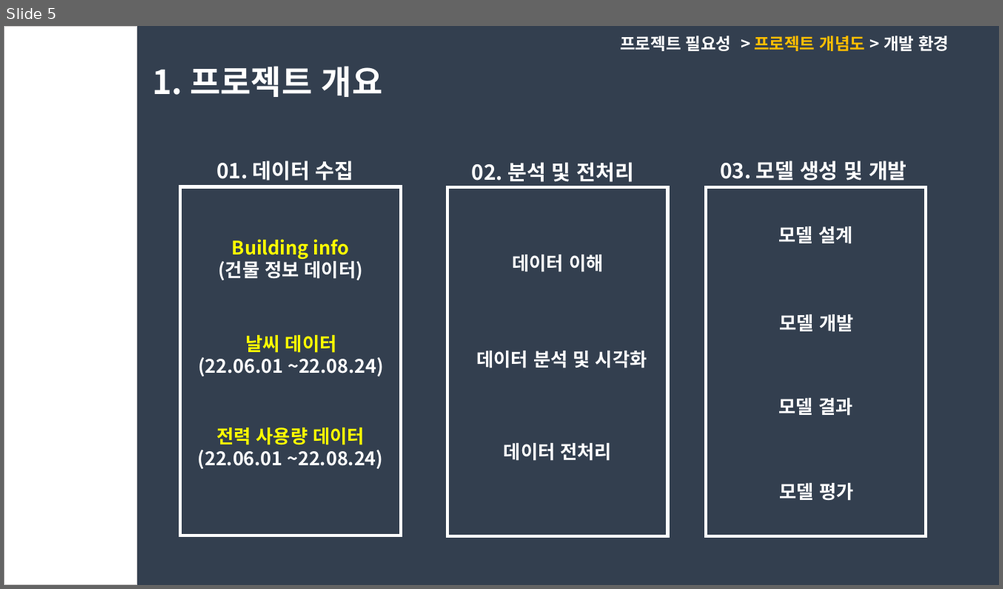
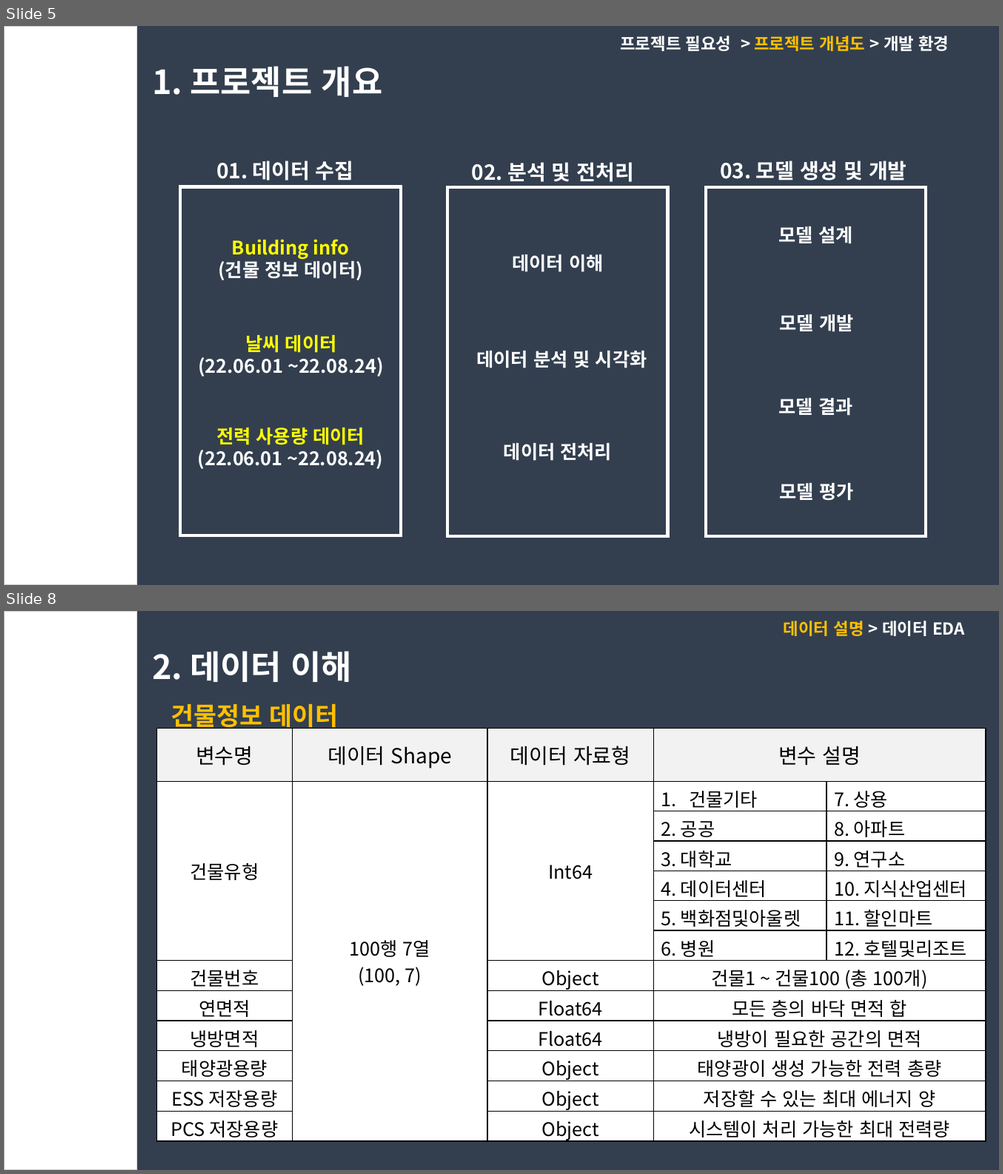
Before and after one commit to dongkieric98/-, a slide deck: electricity.pptx. Shown one above the other, each under a label of ours: slide 5 before the commit, slides 5 and 8 after it; the slides between them are not shown. The pictures are 1003x589 and 1003x1174 pixels, drawn with LibreOffice and Linux fonts; fonts in the diff are those of the drawing. Boxes give left, top, right and bottom in pixels: in the first picture for what was removed or moved away, otherwise in the second. Text is boxed around its words. In the diff, an @@ line names an element or a change of style, - is before the commit and + after.

Commit message:
Chapter1 제작 완료, Chapter2-1 데이터 설명 완료 (Chapter 2-2 전까지 완료함)

```diff
--- a/electricity.pptx
+++ b/electricity.pptx
@@ slide 8 added at [4, 611, 999, 1170], background #333F50 @@
@@ rectangle added at [4, 611, 136, 1170], fill #FFFFFF, outline #D0CECE 1 pt @@
@@ text added at [783, 621, 965, 636], 16 pt, text #FFFFFF, bold @@
+데이터 설명 > 데이터 EDA
@@ text added at [152, 651, 352, 682], 32 pt, text #FFFFFF, bold @@
+2. 데이터 이해
@@ text added at [171, 704, 338, 732], 24 pt, text #FFC000, bold @@
+건물정보 데이터
@@ table added at [157, 728, 985, 1144], 13 rows, 5 columns @@
+변수명 | 데이터 Shape | 데이터 자료형 | 변수 설명 | 
+건물유형 | 100행 7열 / (100, 7) | Int64 | 건물기타 | 7. 상용
+ |  |  | 2. 공공 | 8. 아파트
+ |  |  | 3. 대학교 | 9. 연구소
+ |  |  | 4. 데이터센터 | 10. 지식산업센터
+ |  |  | 5. 백화점및아울렛 | 11. 할인마트
+ |  |  | 6. 병원 | 12. 호텔및리조트
+건물번호 |  | Object | 건물1 ~ 건물100 (총 100개) | 
+연면적 |  | Float64 | 모든 층의 바닥 면적 합 | 
+냉방면적 |  | Float64 | 냉방이 필요한 공간의 면적 | 
+태양광용량 |  | Object | 태양광이 생성 가능한 전력 총량 | 
+ESS 저장용량 |  | Object | 저장할 수 있는 최대 에너지 양 | 
+PCS 저장용량 |  | Object | 시스템이 처리 가능한 최대 전력량 | 
```
Also in this commit, not shown: 2 slides changed, 4 other slides added, 2 slides removed.
